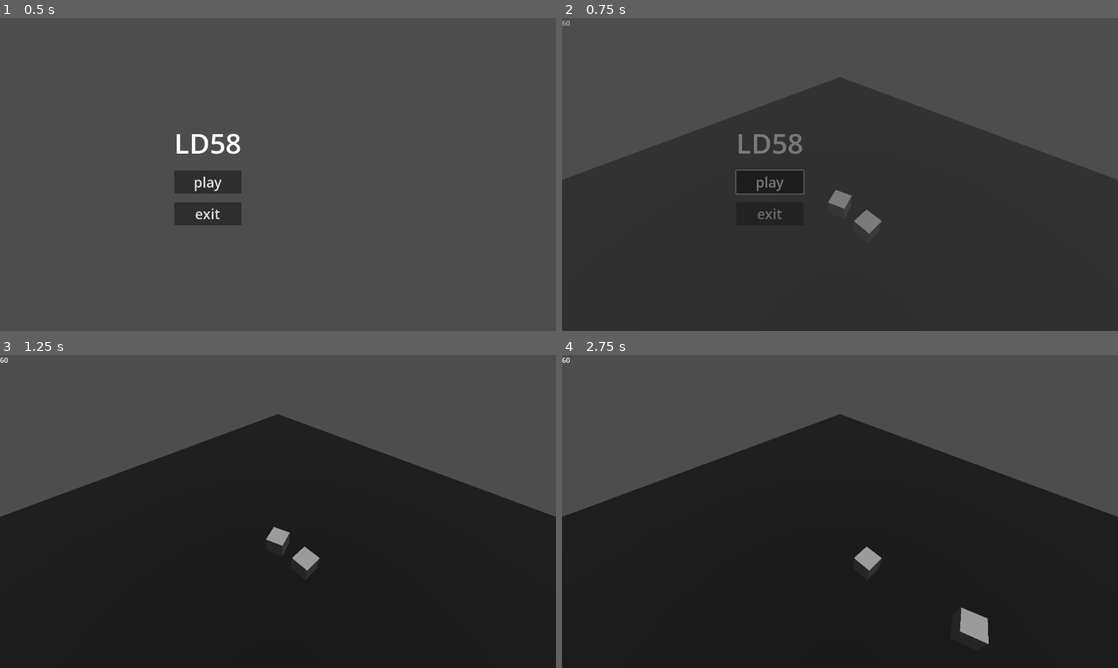
Above: before the commit, frames 1-4 (two rows, left to right).
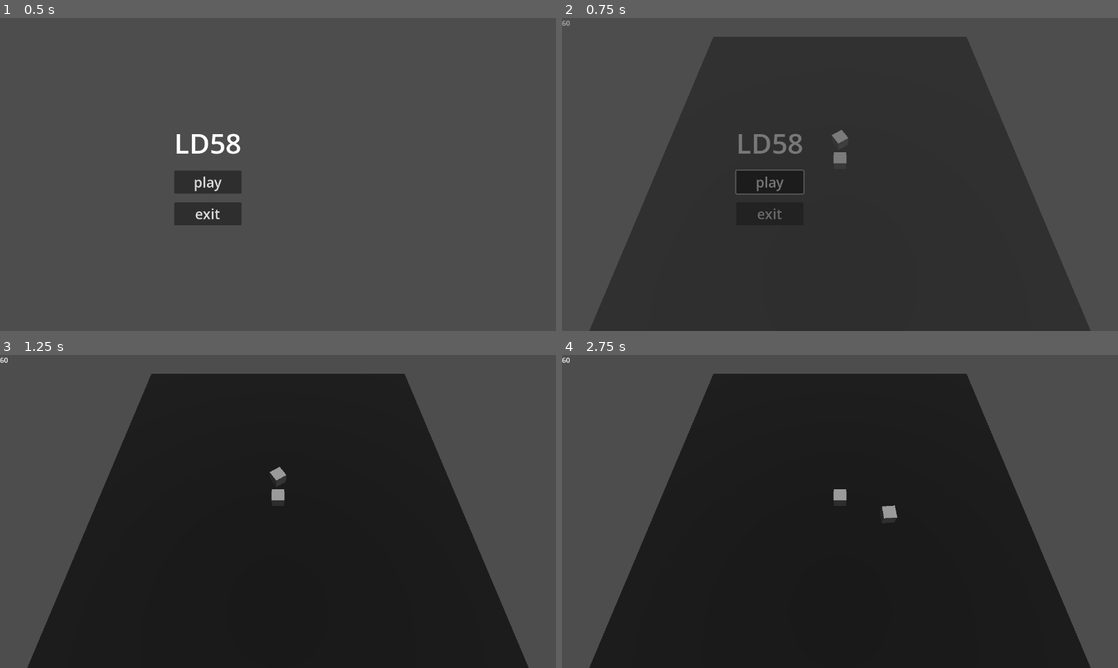
Above: after the commit, the same moments.

Repository: feored/LD58
Game: Godot game, scene res://scenes/main_menu/main_menu.tscn
Same seed, same stepped clock (60 frames per second), same inputs: the game is played once before the commit and once after it. Sound files missing from this copy of the repository are replaced by a short silence.
Inputs (mouse positions are in pixels of both pictures, inside the frame that each line leads up to):
- Up to frame 1 (0.5 s): no input
- Up to frame 2 (0.75 s): click "play" at 0.5 s
- Up to frame 3 (1.25 s): no input
- Up to frame 4 (2.75 s): tap Enter at 1.25 s; move the mouse to (962, 495) at 1.27 s; hold D (right) 1.28-2.03 s; move the mouse to (728, 527) at 2.02 s; hold S (down) from 2.03 s (still down)

Frame 1 is identical in both runs. In frame 2, 24% of the frame differs, in the area x 0-100%, y 6-100%; in frame 3, 24%; in frame 4, 25%.

Commit message:
update control scheme

Diff:
--- a/scenes/battle/battle.gd
+++ b/scenes/battle/battle.gd
@@ -1 +1,3 @@
 extends Node3D
+
+var time_elapsed: float = 0.0
--- a/scenes/battle/battle.tscn
+++ b/scenes/battle/battle.tscn
@@ -27,7 +27,7 @@
 environment = SubResource("Environment_r1e00")
 
 [node name="Camera3D" type="Camera3D" parent="."]
-transform = Transform3D(0.70710677, 0.49999997, -0.49999997, 0, 0.70710677, 0.70710677, 0.70710677, -0.49999997, 0.49999997, -5, 10, 5)
+transform = Transform3D(0.99999994, 0, 0, 0, 0.4226182, 0.90630776, 0, -0.90630776, 0.4226182, 0, 15, 10)
 
 [node name="Character" parent="." instance=ExtResource("1_ffvsa")]
 transform = Transform3D(1, 0, 0, 0, 1, 0, 0, 0, 1, 0, 0.5, 0)
--- a/scenes/battle/character.gd
+++ b/scenes/battle/character.gd
@@ -7,13 +7,14 @@
 func _physics_process(delta: float) -> void:
     time_elapsed += delta
     if Input.is_action_pressed("left"):
-        self.global_position += (-self.global_transform.basis.x  * delta * movement_speed)
+        #self.global_position += (-self.global_transform.basis.x  * delta * movement_speed)
+        self.global_position += (Vector3.LEFT * delta * movement_speed)
     elif Input.is_action_pressed("right"):
-        self.global_position += (self.global_transform.basis.x * delta * movement_speed)
+        self.global_position += (Vector3.RIGHT * delta * movement_speed)
     if Input.is_action_pressed("up"):
-        self.global_position += (-self.global_transform.basis.z * delta * movement_speed)
+        self.global_position += (Vector3.FORWARD * delta * movement_speed)
     elif Input.is_action_pressed("down"):
-        self.global_position += (self.global_transform.basis.z  * delta * movement_speed)
+        self.global_position += (Vector3.BACK  * delta * movement_speed)
     var mouse_pos = Utils.get_mouse_pos(get_viewport().get_camera_3d())
     # Log.info("Mouse pos: %s" % str(mouse_pos))
     self.look_at(Vector3(mouse_pos.x, self.global_position.y, mouse_pos.z))
